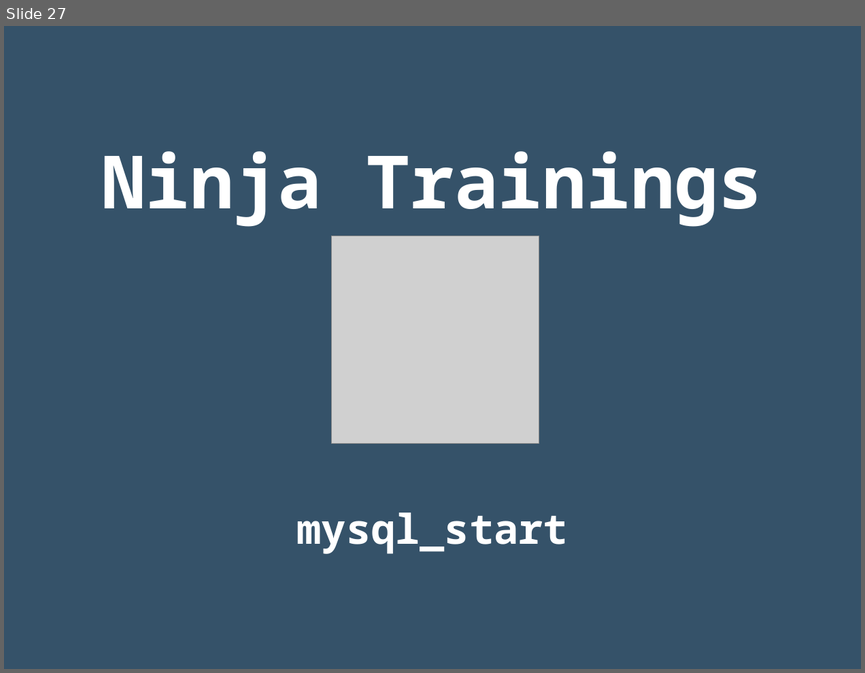
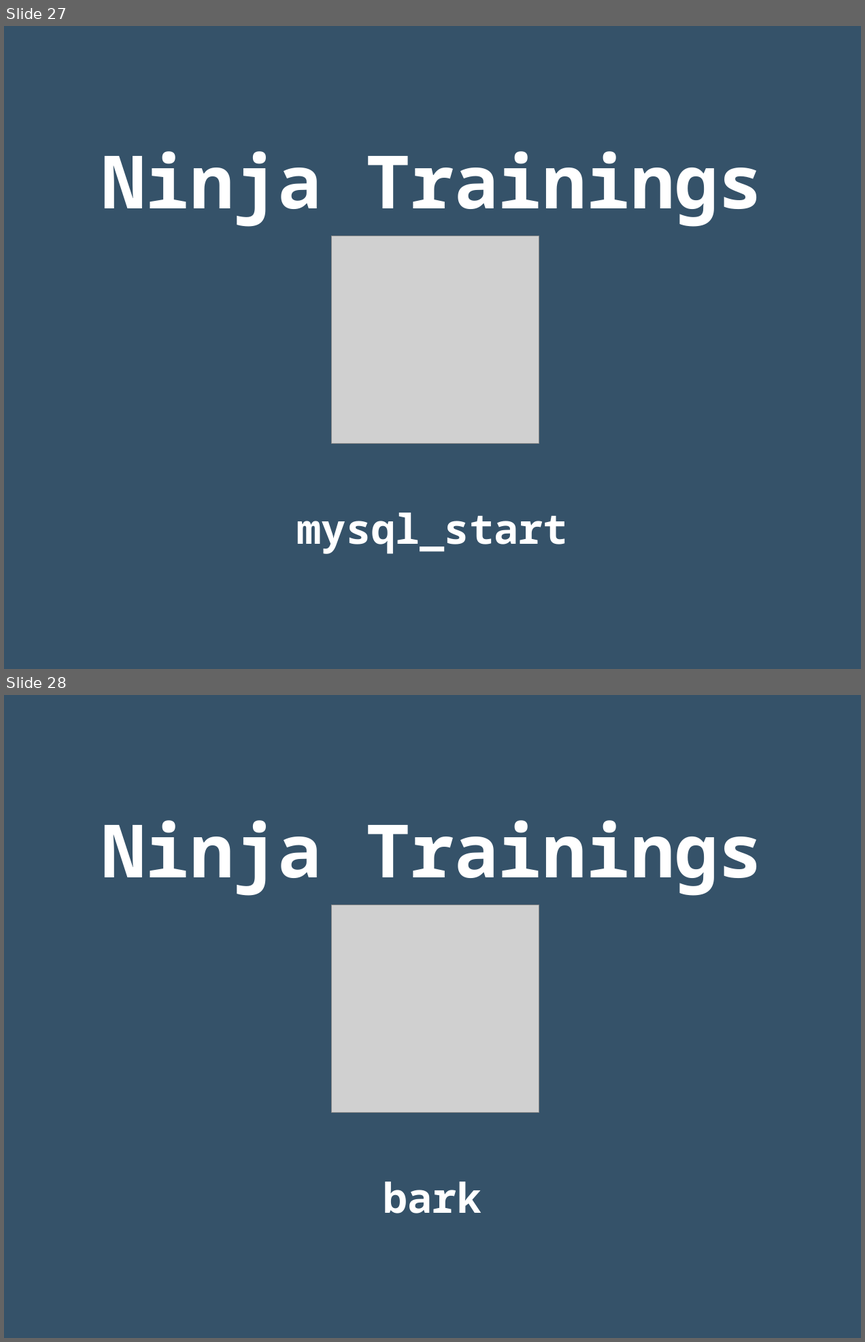
Before and after one commit to rgmf/dwes, a slide deck: unidades/06_acceso_a_bases_de_datos/presentacion/bbdd.odp. Shown one above the other, each under a label of ours: slide 27 before the commit, slides 27 and 28 after it. The pictures are 865x673 and 865x1342 pixels, drawn with LibreOffice and Linux fonts; fonts in the diff are those of the drawing; grey boxes stand for pictures. Boxes give left, top, right and bottom in pixels: in the first picture for what was removed or moved away, otherwise in the second. Text is boxed around its words. In the diff, an @@ line names an element or a change of style, - is before the commit and + after.

```diff
--- a/unidades/06_acceso_a_bases_de_datos/presentacion/bbdd.odp
+++ b/unidades/06_acceso_a_bases_de_datos/presentacion/bbdd.odp
@@ slide 28 added at <box>4,695,861,1338</box>, background #355269 @@
@@ subtitle added at <box>102,820,763,1213</box>, 68 pt, text #FFFFFF, bold @@
+Ninja Trainings
+bark
@@ picture added at <box>331,905,539,1113</box> @@
```
Also in this commit, not shown: 3 slides changed, 1 other slide added, 1 slide removed.
